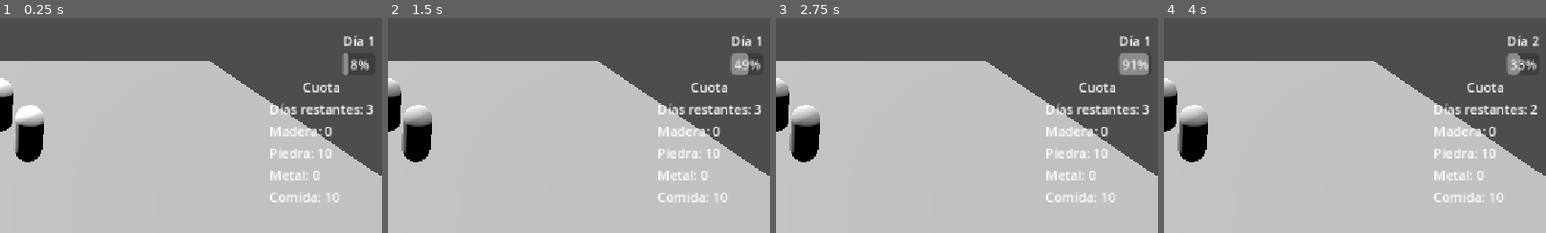
Above: before the commit, frames 1-4 (left to right).
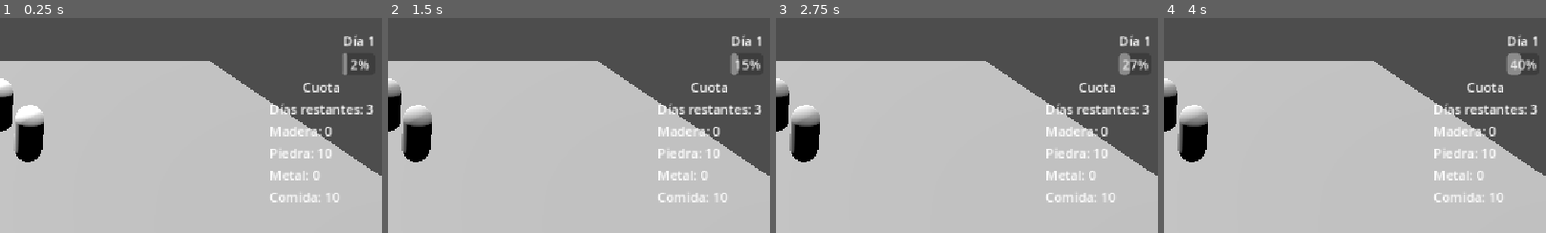
Above: after the commit, the same moments.

Repository: GonzaloDP/Proto-team-2
Game: Godot game, scene res://Escenas/Level.tscn
Two runs of this game, one before a commit and one after it. Both use one fixed random seed, a clock stepped at 60 frames per second and the inputs below.
Inputs (mouse positions are % of the whole screen's width and height, from its top left):
- Up to frame 1 (0.25 s): no input
- Up to frame 2 (1.5 s): click "Alimentar esbirros" at 0.5 s; click "Alimentar esbirros" at 1.25 s
- Up to frame 3 (2.75 s): click "Alimentar esbirros" at 2 s
- Up to frame 4 (4 s): tap Enter at 2.75 s; move the mouse to (72, 45) at 2.77 s; tap S (CamAbajo) at 2.85 s; click (72, 45) at 2.92 s; tap Space at 3.5 s; move the mouse to (30, 55) at 3.52 s; tap W (CamArriba) at 3.6 s; click (30, 55) at 3.67 s
The pictures show only the part of the screen within x 50-100%, y 0-50%; the shares and areas given below are measured in that part.

The runs differ from the first frame. In frame 1, less than 0.1% of the frame differs, in the area x 90-94%, y 16-27%; in frame 2, 0.3%; in frame 3, 0.5%, in the area x 90-98%, y 16-27%; in frame 4, 0.2%.

Commit message:
Duración del día regresada a su valor habitual.

Diff:
--- a/proto-team-2/Escenas/Level.tscn
+++ b/proto-team-2/Escenas/Level.tscn
@@ -180,6 +180,7 @@
 
 [node name="DayManager" type="Node" parent="." unique_id=687561421]
 script = ExtResource("13_ohlfa")
+duracion_dia = 10.0
 
 [node name="Timer" type="Timer" parent="DayManager" unique_id=811959382]
 wait_time = 60.0
